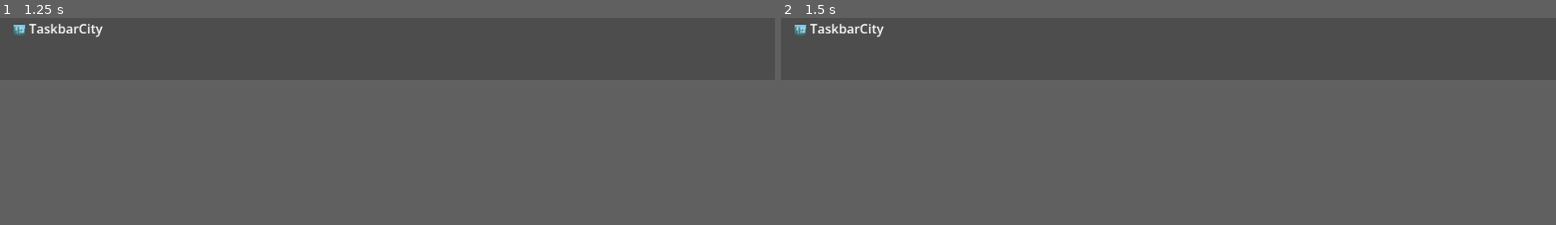
Above: before the commit, frames 1-2 (left to right).
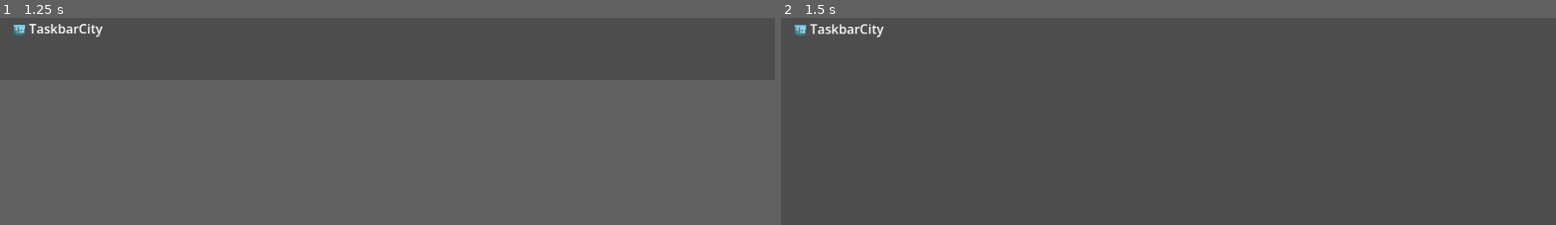
Above: after the commit, the same moments.

Repository: andrewsmedina/yourcity
Game: Godot game, scene res://scenes/main.tscn
Two runs of this game, one before a commit and one after it. Both use one fixed random seed, a clock stepped at 60 frames per second and the inputs below.
Inputs:
- Up to frame 1 (1.25 s): tap Enter (ui_accept) at 0.5 s; hold Enter (ui_accept) from 0.53 s (still down)
- Up to frame 2 (1.5 s): release Enter (ui_accept) at 1.28 s; tap Enter (ui_accept) at 1.35 s
In our replay, in frame 2 the window is 799x99 before the commit and 799x249 after it. These sizes can differ from the game's own. Grey fills any space a smaller window leaves; there, only what the larger window draws over its background counts as a difference.

Frame 1 is identical in both runs. In frame 2, 0.1% of the frame differs, in the area x 1-14%, y 2-10%.

Commit message:
Dock window to bottom edge and support idle/expanded resize
WindowManager pins the window full-width to the usable rect's bottom edge,
which already excludes the Windows taskbar, macOS Dock/menu bar and Linux
WM panels — one shared path covers all three OSes. Adds idle<->expanded
height (120<->300) that grows upward from the edge, with a debug toggle on
Enter/Space until the crisis system drives it.

Closes #4
Closes #5
Closes #6
Closes #8

Co-Authored-By: Claude Opus 4.8 (1M context) <noreply@anthropic.com>

Diff:
--- a/scripts/main.gd
+++ b/scripts/main.gd
@@ -1,7 +1,13 @@
 extends Node2D
 
-## Entry point for TaskbarCity. For now it only confirms the project boots.
-## Window docking / borderless / always-on-top is handled in later issues.
+## Entry point for TaskbarCity. For now it only confirms the project boots and
+## offers a debug toggle for the idle <-> expanded window resize (issue #8).
 
 func _ready() -> void:
 	print("TaskbarCity booted — Godot ", Engine.get_version_info().string)
+
+func _unhandled_input(event: InputEvent) -> void:
+	# Debug: Enter/Space toggles the expanded window height until the crisis
+	# system drives it for real.
+	if event.is_action_pressed("ui_accept"):
+		WindowManager.toggle_expanded()
--- a/scripts/window_manager.gd
+++ b/scripts/window_manager.gd
@@ -3,11 +3,46 @@
 ## Centralizes all window tweaks for the taskbar layout.
 ##
 ## Owns the window's appearance and placement so the rest of the game never
-## touches DisplayServer directly. Today it makes the window borderless and
-## always-on-top (issues #2 and #3); per-OS docking to the screen edge and the
-## idle <-> expanded resize build on top of this in later issues.
+## touches DisplayServer directly:
+##   - borderless + always-on-top (issues #2, #3)
+##   - docking full-width to the bottom edge of the active screen (issues #4-#6)
+##   - idle <-> expanded resize, growing upward from that edge (issue #8)
+##
+## Per-OS docking is handled by a single shared path: screen_get_usable_rect()
+## already excludes the Windows taskbar, the macOS Dock/menu bar, and Linux WM
+## panels/struts, so pinning to the usable rect's bottom edge Just Works on all
+## three. (The macOS menu-bar status icon lives in issue #7.)
+
+const HEIGHT_IDLE := 120
+const HEIGHT_EXPANDED := 300
+
+var _expanded := false
 
 func _ready() -> void:
 	var window := get_window()
 	window.borderless = true
 	window.always_on_top = true
+	redock()
+
+## Pin the window full-width to the bottom edge of the screen it is on,
+## at the current idle/expanded height.
+func redock() -> void:
+	var window := get_window()
+	var rect := DisplayServer.screen_get_usable_rect(window.current_screen)
+	if rect.size.x <= 0:
+		return  # no usable display (e.g. headless) — nothing to dock to
+	var height := HEIGHT_EXPANDED if _expanded else HEIGHT_IDLE
+	window.size = Vector2i(rect.size.x, height)
+	window.position = Vector2i(rect.position.x, rect.end.y - height)
+
+func set_expanded(expanded: bool) -> void:
+	if expanded == _expanded:
+		return
+	_expanded = expanded
+	redock()
+
+func toggle_expanded() -> void:
+	set_expanded(not _expanded)
+
+func is_expanded() -> bool:
+	return _expanded
